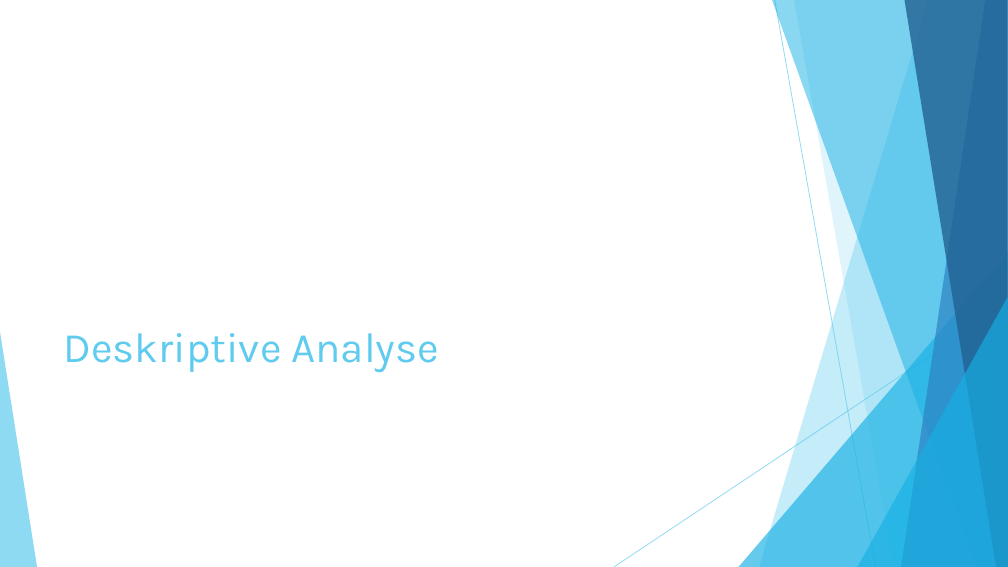
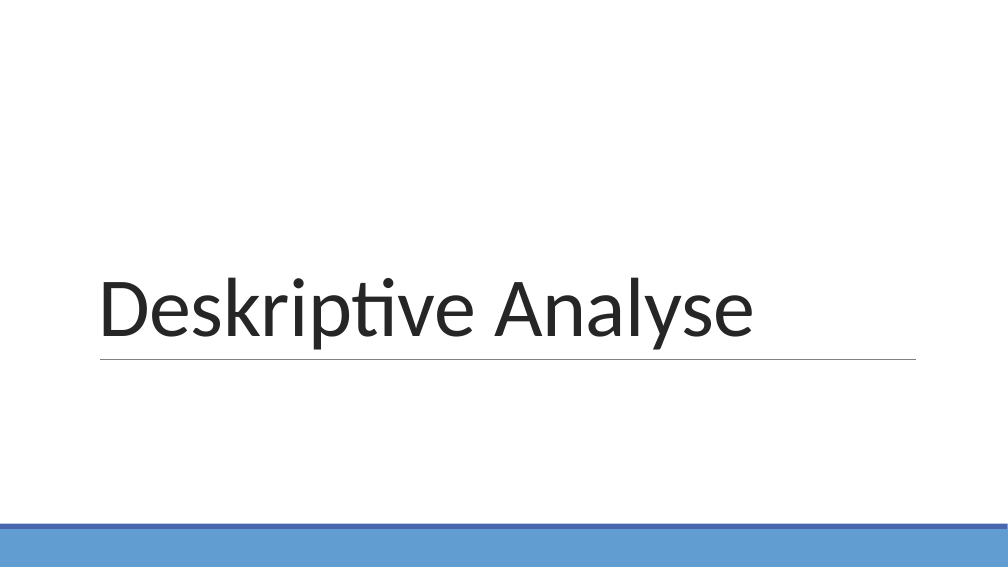
Before and after one commit to StatPrak-Droughts/Drought-Project, a slide deck: slide 12 of Zwischenpräsentation.pptx (slide 7 before the commit). Drawn at 1008x567 pixels with LibreOffice and Linux fonts; fonts in the diff are those of the drawing. Boxes give left, top, right and bottom in pixels: in the first picture for what was removed or moved away, otherwise in the second. Text is boxed around its words. In the diff, an @@ line names an element or a change of style, - is before the commit and + after.

```diff
--- a/Zwischenpräsentation.pptx
+++ b/Zwischenpräsentation.pptx
@@ title "Deskriptive Analyse": place and size @@
-title "Deskriptive Analyse" at [64, 333, 439, 373]
+title "Deskriptive Analyse" at [98, 277, 755, 350]
@@ title "Deskriptive Analyse" at [98, 277, 755, 350]: size 40 to 80 pt, font Karla to Calibri, text colour #5FCBEF to #262626, letter spacing 0 to -0.5 pt; line spacing 1 to 0.85 @@
@@ group removed at [0, 0, 1008, 567]: 5 freeform shapes, 3 triangles, 2 lines @@
@@ line added from (100, 359) to (917, 359), #808080 0.5 pt @@
@@ rectangle added at [0, 529, 1008, 567], fill #629DD1 @@
@@ rectangle added at [0, 524, 1008, 529], fill #4A66AC @@
```
Also in this commit, not shown: 11 other slides changed, 13 slides added, 7 slides removed.
